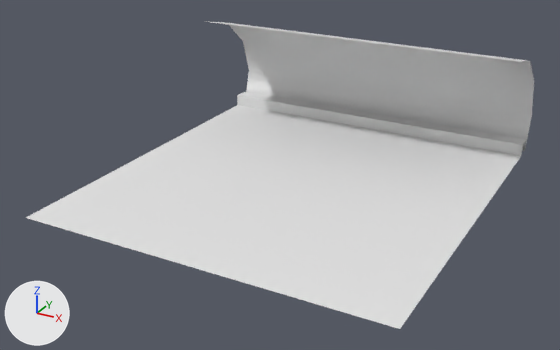
One commit to the FBX model Assets/tunnel_loop.fbx: the scene before it, then after it.
Camera for both pictures: a camera (50 mm lens) standing at (-206.7, -51.3, 23.1) and looking at (-231.0, -7.2, 1.1). The axes (+X, +Y, +Z) are drawn at lower left. The lights are the same throughout. Where no turn or scale is listed for an object, it has been applied to the vertices.
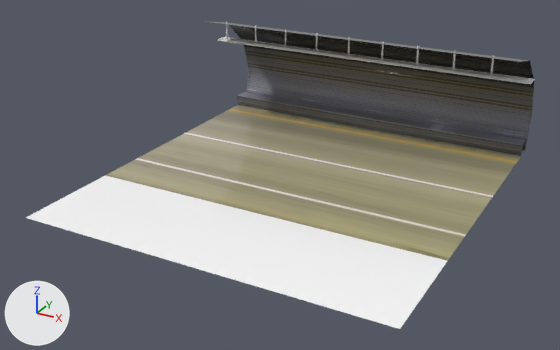
The newer file is also turned or shifted as a whole; pictures and numbers use the older file's frame.

The edits, one by one:
Picture 'tunnel_loop.png' (img_tunnel_loop_png) is new.
Material 'Material #33' (mat_material__33) is new.
Its texture is img_tunnel_loop_png.
Its roughness is 0.0.
me_mesh has 18 vertices, 8 faces and spans x -13.0..13.0, y -14.3..14.3, z 0.1..8.9.
me_mesh now uses material mat_material__33 (picture img_tunnel_loop_png).
Mesh me_mesh_001 is new.
It has 404 vertices, 760 faces and spans x -13.4..13.4, y -0.6..0.6, z 0.0..1.6.
Object 'Box043' (ob_box043) is new; it shows me_mesh_001.
Its location is (-230.27, 5.1, 6.63).

Where the change shows, as pixel boxes (x1, y1, x2, y2) in the pictures (560 x 350 px):
'Cylinder005', recoloured
    both: (26, 21, 534, 329)
'Box043', added
    after: (217, 22, 535, 84)
